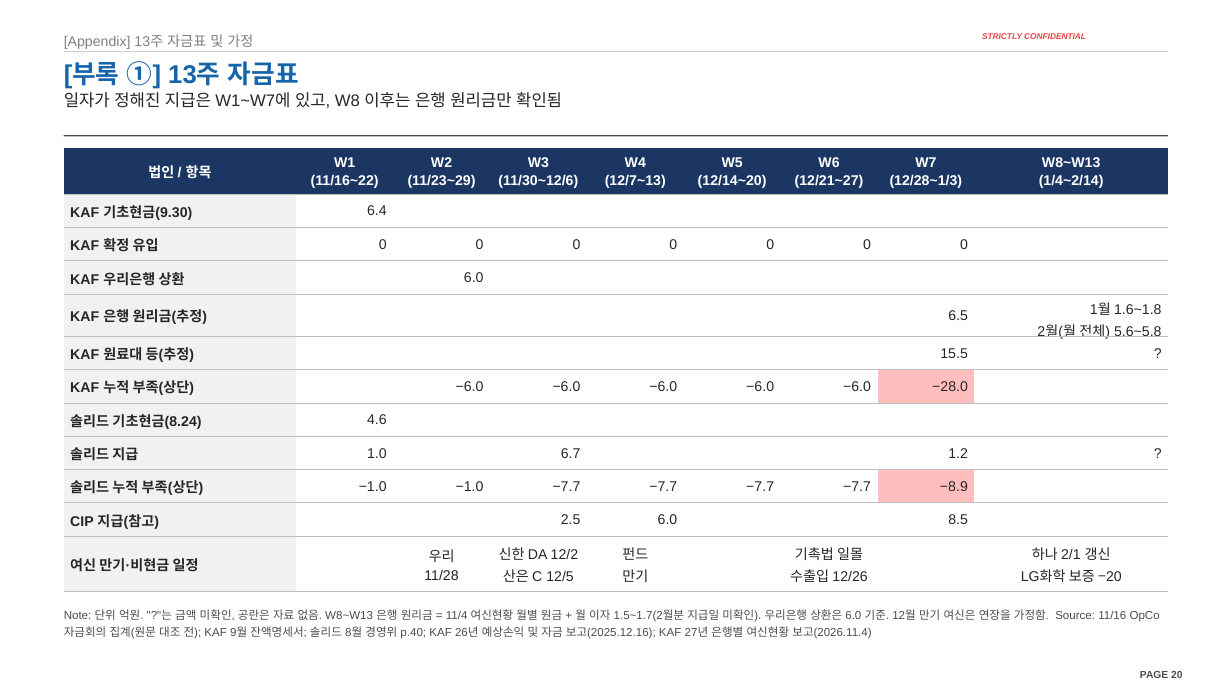
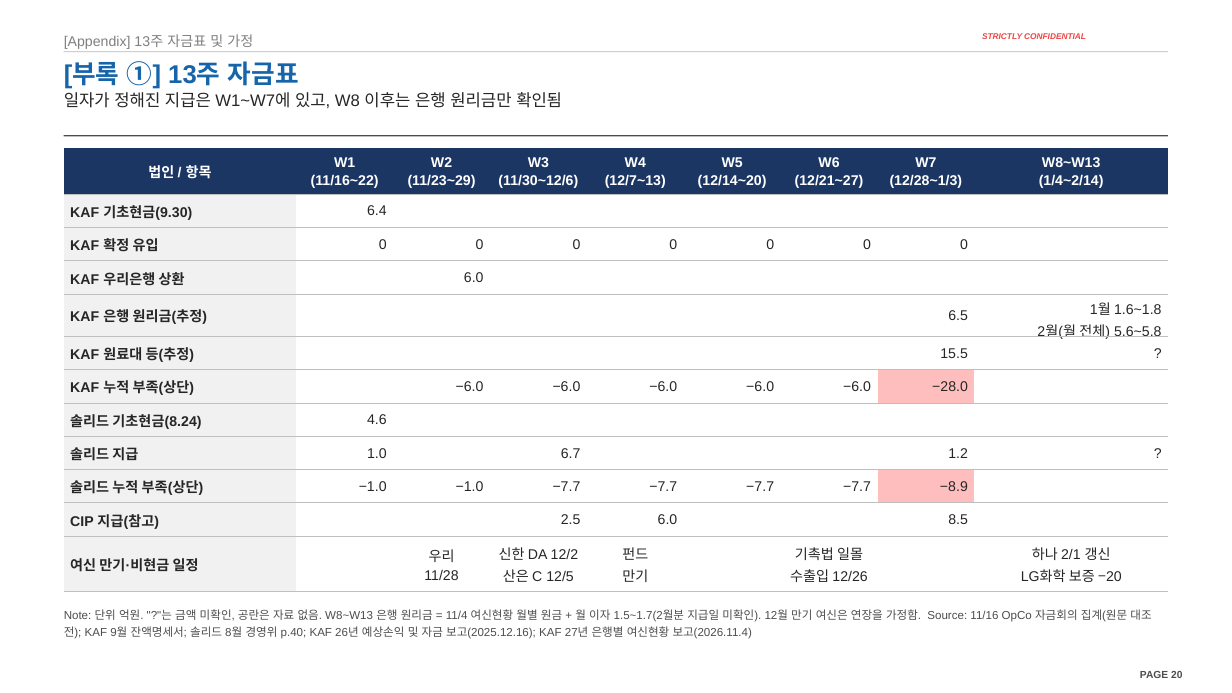
Before and after one commit to jogyesung/GS-Secretary, a slide deck: slide 20 of outputs/CIP_KAF_솔리드_자금조달차질_시나리오_20261118.pptx. Drawn at 1232x693 pixels with LibreOffice and Linux fonts; fonts in the diff are those of the drawing; background and template pictures are left out. Boxes give left, top, right and bottom in pixels: in the first picture for what was removed or moved away, otherwise in the second. Text is boxed around its words. In the diff, an @@ line names an element or a change of style, - is before the commit and + after.

```diff
--- a/outputs/CIP_KAF_솔리드_자금조달차질_시나리오_20261118.pptx
+++ b/outputs/CIP_KAF_솔리드_자금조달차질_시나리오_20261118.pptx
@@ text at [64, 609, 1151, 639]: text changed @@
-Note: 단위 억원. "?"는 금액 미확인, 공란은 자료 없음. W8~W13 은행 원리금 = 11/4 여신현황 월별 원금 + 월 이자 1.5~1.7(2월분 지급일 미확인). 우리은행 상환은 6.0 기준. 12월 만기 여신은 연장을 가정함. Source: 11/16 OpCo 자금회의 집계(원문 대조 전); KAF 9월 잔액명세서; 솔리드 8월 경영위 p.40; KAF 26년 예상손익 및 자금 보고(2025.12.16); KAF 27년 은행별 여신현황 보고(2026.11.4)
+Note: 단위 억원. "?"는 금액 미확인, 공란은 자료 없음. W8~W13 은행 원리금 = 11/4 여신현황 월별 원금 + 월 이자 1.5~1.7(2월분 지급일 미확인). 12월 만기 여신은 연장을 가정함. Source: 11/16 OpCo 자금회의 집계(원문 대조 전); KAF 9월 잔액명세서; 솔리드 8월 경영위 p.40; KAF 26년 예상손익 및 자금 보고(2025.12.16); KAF 27년 은행별 여신현황 보고(2026.11.4)
```
Also in this commit, not shown: 6 other slides changed, 1 other file.
